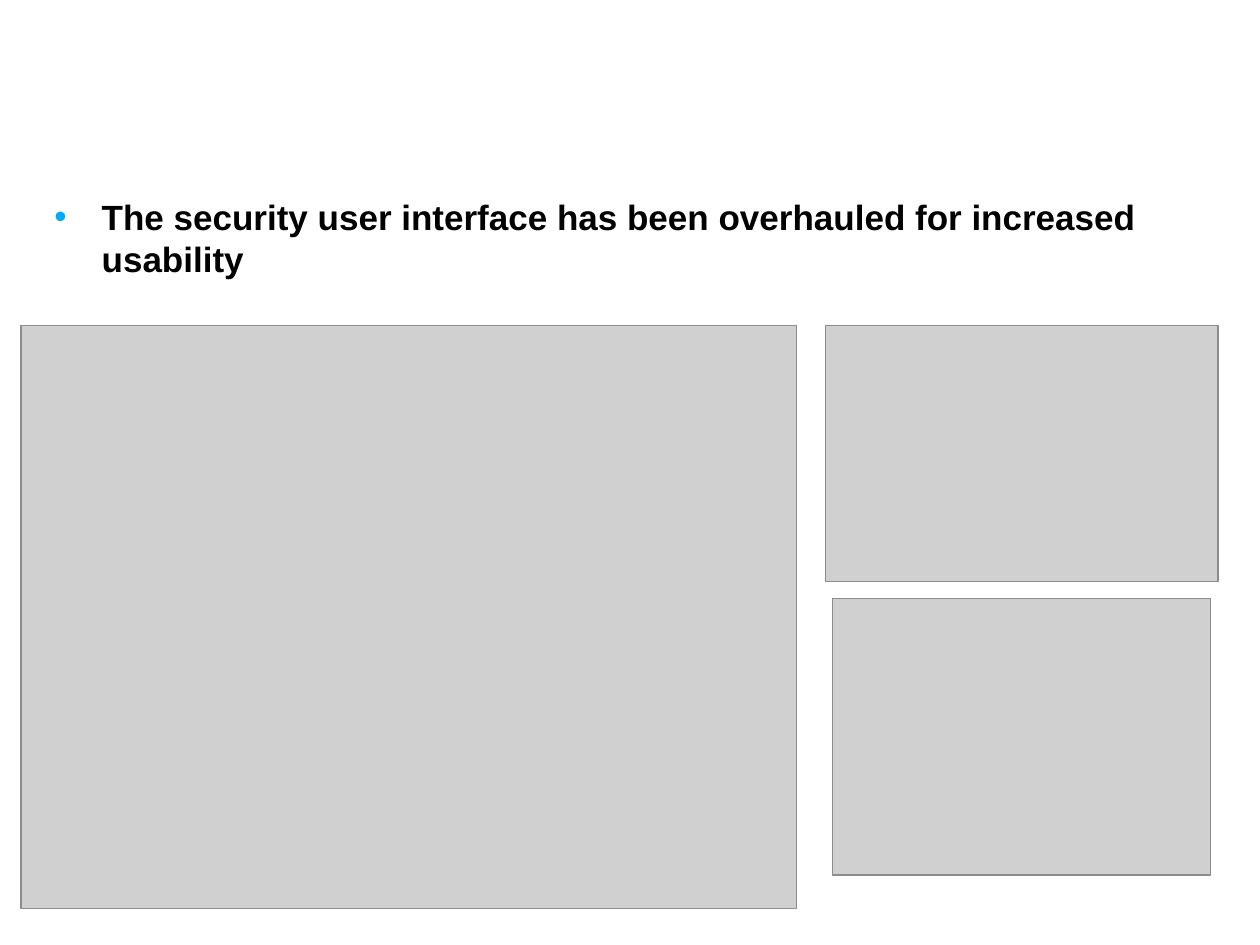
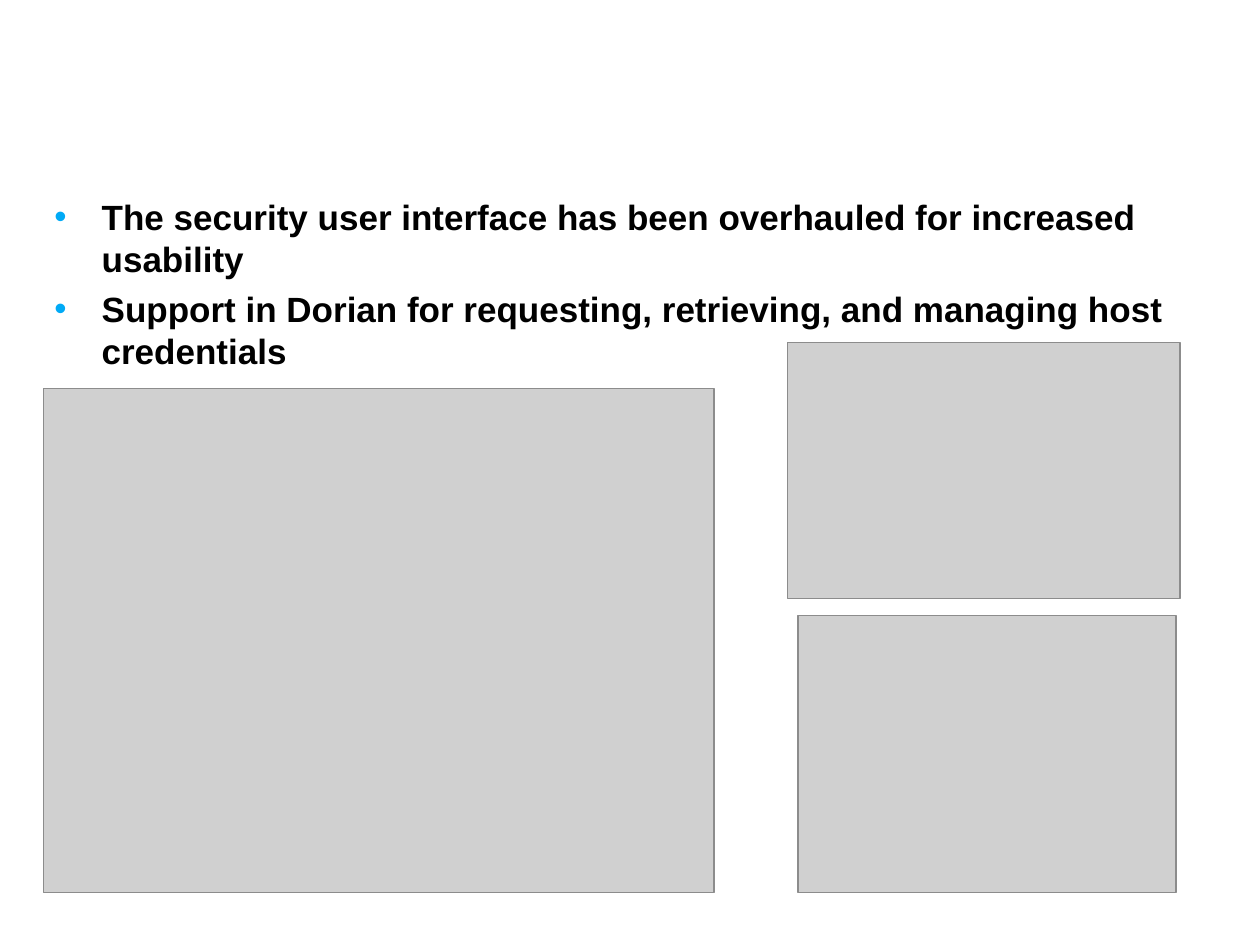
Before and after one commit to NCIP/cagrid-portal, a slide deck: slide 15 of cagrid-1-0/Documentation/presentations/200708_VCDE_ARCH/20070807_Day2_caGrid-1.1_Overview.ppt. Drawn at 1260x945 pixels with LibreOffice and Linux fonts; fonts in the diff are those of the drawing; grey boxes stand for pictures; background and template pictures are left out. Boxes give left, top, right and bottom in pixels: in the first picture for what was removed or moved away, otherwise in the second. Text is boxed around its words. In the diff, an @@ line names an element or a change of style, - is before the commit and + after.

```diff
--- a/cagrid-1-0/Documentation/presentations/200708_VCDE_ARCH/20070807_Day2_caGrid-1.1_Overview.ppt
+++ b/cagrid-1-0/Documentation/presentations/200708_VCDE_ARCH/20070807_Day2_caGrid-1.1_Overview.ppt
@@ text at <box>102,296,1162,365</box>: paragraph added @@
+• Support in Dorian for requesting, retrieving, and managing host credentials
@@ picture: place and size @@
-picture at <box>825,325,1217,581</box>
+picture at <box>788,343,1179,598</box>
@@ picture: place and size @@
-picture at <box>21,325,798,908</box>
+picture at <box>43,388,713,892</box>
@@ picture: place and size @@
-picture at <box>833,598,1211,876</box>
+picture at <box>798,616,1176,893</box>
```
Also in this commit, not shown: 1 other slide changed, 1 other file.
